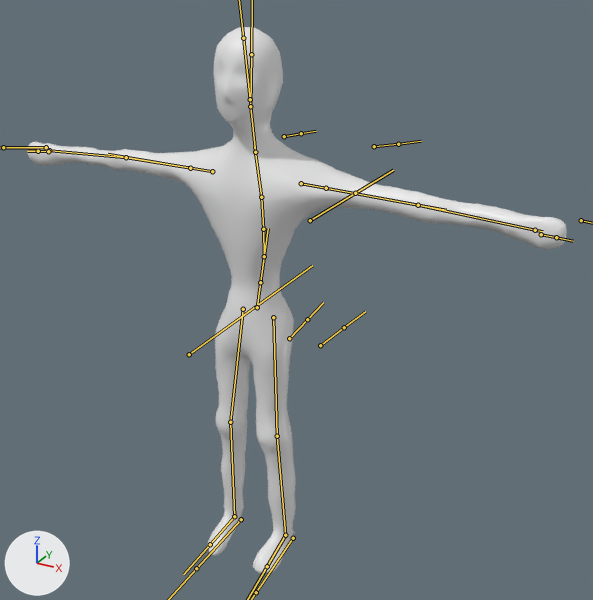
A saved change to the FBX model Assets/Characters/Prefabs/Mayan/Mayan.fbx.
Rendered twice from a 50 mm lens placed at (1.305, -2.065, 2.021), pointed at (0.116, 0.097, 0.941). Lighting does not change. The marker at lower left points along +X, +Y and +Z. The bones that bend it are drawn over the model as lines.

In view in the first picture: 'Mayan'.
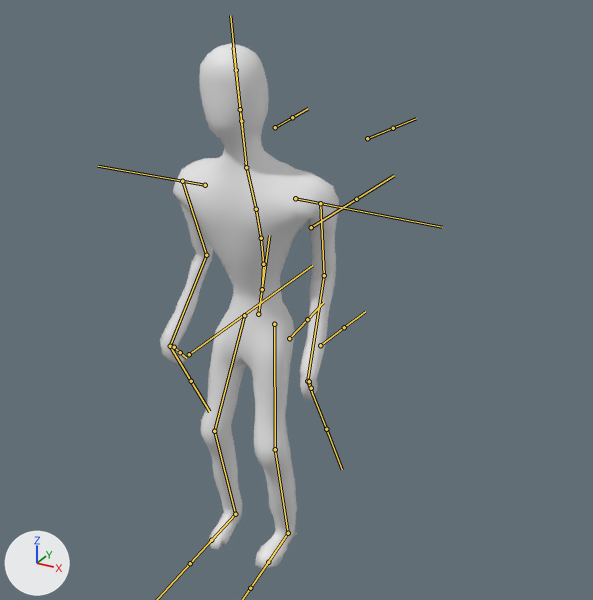
The newer file adds an action. The first version stands in its rest pose; the second is drawn at frame 14 of the action 'Idle.001'.

Boxes [x1, y1, x2, y2] around the edits, measured in the pictures (593 x 600 px):
'Mayan', posed (67% narrower)
    before: [27, 27, 567, 574]
    after: [160, 43, 339, 568]
bone 'LowerBody', root to tip
    before: (257, 307) to (268, 228)
    after: (258, 314) to (269, 235)
bone 'UpperLeg.r', root to tip
    before: (243, 309) to (230, 422)
    after: (244, 315) to (214, 431)
bone 'LowerLeg.r', root to tip
    before: (230, 422) to (234, 516)
    after: (214, 431) to (235, 514)
bone 'Foot.r', root to tip
    before: (234, 516) to (210, 544)
    after: (235, 514) to (211, 540)
bone 'UpperLeg.r.001', root to tip
    before: (273, 317) to (277, 436)
    after: (274, 324) to (275, 449)
bone 'LowerLeg.r.001', root to tip
    before: (277, 436) to (285, 535)
    after: (275, 449) to (288, 533)
bone 'Foot.r.001', root to tip
    before: (285, 535) to (267, 566)
    after: (288, 533) to (268, 562)
bone 'Vert0', root to tip
    before: (260, 282) to (264, 256)
    after: (262, 289) to (263, 264)
bone 'Neck', root to tip
    before: (255, 152) to (250, 106)
    after: (246, 167) to (241, 121)
bone 'Head', root to tip
    before: (250, 106) to (251, 54)
    after: (241, 121) to (236, 70)
bone 'UpperArm.r.001', root to tip
    before: (326, 188) to (418, 205)
    after: (320, 203) to (324, 275)
bone 'UpperArm.r.003', root to tip
    before: (418, 205) to (535, 230)
    after: (324, 275) to (307, 381)
bone 'Hand.l', root to tip
    before: (535, 230) to (542, 231)
    after: (307, 381) to (309, 384)
bone 'UpperArm.r', root to tip
    before: (190, 168) to (126, 157)
    after: (182, 181) to (206, 255)
bone 'LowerArm.r', root to tip
    before: (126, 157) to (49, 150)
    after: (206, 255) to (170, 346)
bone 'Hand.r', root to tip
    before: (49, 150) to (46, 150)
    after: (170, 346) to (171, 348)

Patch to the scene script:
```diff
--- a/Assets/Characters/Prefabs/Mayan/Mayan.fbx.py
+++ b/Assets/Characters/Prefabs/Mayan/Mayan.fbx.py
@@ bone_lowerbody @@
 bone_lowerbody = bpy.data.objects['MayanArm'].pose.bones['LowerBody']  # child of 'Dick'
-bone_lowerbody.location = (0.0, 0.0, 0.0)
+bone_lowerbody.location = (0.0, -0.023, 0.017)
@@ bone_upperleg_r @@
 bone_upperleg_r = bpy.data.objects['MayanArm'].pose.bones['UpperLeg.r']  # child of 'LowerBody'
-bone_upperleg_r.rotation_quaternion = (1.0, 0.0, 0.0, 0.0)  # degrees (0, 0, 0)
+bone_upperleg_r.rotation_quaternion = (0.996, -0.085, 0.014, 0.031)  # degrees (-10, 2, 3)
@@ bone_lowerleg_r @@
 bone_lowerleg_r = bpy.data.objects['MayanArm'].pose.bones['LowerLeg.r']  # child of 'UpperLeg.r'
-bone_lowerleg_r.rotation_quaternion = (1.0, 0.0, 0.0, 0.0)  # degrees (0, 0, 0)
+bone_lowerleg_r.rotation_quaternion = (0.984, 0.173, 0.0, -0.047)  # degrees (20, 1, -5)
@@ bone_foot_r @@
 bone_foot_r = bpy.data.objects['MayanArm'].pose.bones['Foot.r']  # child of 'LowerLeg.r'
-bone_foot_r.rotation_quaternion = (1.0, 0.0, 0.0, 0.0)  # degrees (0, 0, 0)
+bone_foot_r.rotation_quaternion = (0.991, -0.13, -0.019, 0.007)  # degrees (-15, -2, 1)
@@ bone_upperleg_r_001 @@
 bone_upperleg_r_001 = bpy.data.objects['MayanArm'].pose.bones['UpperLeg.r.001']  # child of 'LowerBody'
-bone_upperleg_r_001.rotation_quaternion = (1.0, 0.0, 0.0, 0.0)  # degrees (0, 0, 0)
+bone_upperleg_r_001.rotation_quaternion = (0.996, -0.086, -0.001, -0.031)  # degrees (-10, 0, -4)
@@ bone_lowerleg_r_001 @@
 bone_lowerleg_r_001 = bpy.data.objects['MayanArm'].pose.bones['LowerLeg.r.001']  # child of 'UpperLeg.r.001'
-bone_lowerleg_r_001.rotation_quaternion = (1.0, 0.0, 0.0, 0.0)  # degrees (0, 0, 0)
+bone_lowerleg_r_001.rotation_quaternion = (0.983, 0.172, 0.0, 0.056)  # degrees (20, -1, 6)
@@ bone_foot_r_001 @@
 bone_foot_r_001 = bpy.data.objects['MayanArm'].pose.bones['Foot.r.001']  # child of 'LowerLeg.r.001'
-bone_foot_r_001.rotation_quaternion = (1.0, 0.0, 0.0, 0.0)  # degrees (0, 0, 0)
+bone_foot_r_001.rotation_quaternion = (0.992, -0.115, 0.02, 0.056)  # degrees (-13, 3, 6)
@@ bone_vert0 @@
 bone_vert0 = bpy.data.objects['MayanArm'].pose.bones['Vert0']  # child of 'LowerBody'
-bone_vert0.rotation_quaternion = (1.0, 0.0, 0.0, 0.0)  # degrees (0, 0, 0)
+bone_vert0.rotation_quaternion = (0.997, -0.077, 0.008, 0.004)  # degrees (-9, 1, 0)
@@ bone_neck @@
 bone_neck = bpy.data.objects['MayanArm'].pose.bones['Neck']  # child of 'UpperBody'
-bone_neck.rotation_quaternion = (1.0, 0.0, 0.0, 0.0)  # degrees (0, 0, 0)
+bone_neck.rotation_quaternion = (0.995, 0.102, -0.003, -0.023)  # degrees (12, 0, -3)
@@ bone_head @@
 bone_head = bpy.data.objects['MayanArm'].pose.bones['Head']  # child of 'Neck'
-bone_head.rotation_quaternion = (1.0, 0.0, 0.0, 0.0)  # degrees (0, 0, 0)
+bone_head.rotation_quaternion = (0.995, -0.102, -0.001, 0.002)  # degrees (-12, 0, 0)
@@ bone_upperarm_r_001 @@
 bone_upperarm_r_001 = bpy.data.objects['MayanArm'].pose.bones['UpperArm.r.001']  # child of 'Shoulder.l'
-bone_upperarm_r_001.rotation_quaternion = (1.0, 0.0, 0.0, 0.0)  # degrees (0, 0, 0)
+bone_upperarm_r_001.rotation_quaternion = (0.689, 0.063, 0.02, 0.722)  # degrees (7, -4, 92)
@@ bone_upperarm_r_003 @@
 bone_upperarm_r_003 = bpy.data.objects['MayanArm'].pose.bones['UpperArm.r.003']  # child of 'UpperArm.r.001'
-bone_upperarm_r_003.rotation_quaternion = (1.0, 0.0, 0.0, 0.0)  # degrees (0, 0, 0)
+bone_upperarm_r_003.rotation_quaternion = (0.92, 0.02, 0.0, -0.393)  # degrees (2, 1, -46)
@@ bone_hand_l @@
 bone_hand_l = bpy.data.objects['MayanArm'].pose.bones['Hand.l']  # child of 'UpperArm.r.003'
-bone_hand_l.rotation_quaternion = (1.0, 0.0, 0.0, 0.0)  # degrees (0, 0, 0)
+bone_hand_l.rotation_quaternion = (0.594, -0.34, 0.636, 0.357)  # degrees (-52, 94, 7)
@@ bone_upperarm_r @@
 bone_upperarm_r = bpy.data.objects['MayanArm'].pose.bones['UpperArm.r']  # child of 'Shoulder.r'
-bone_upperarm_r.rotation_quaternion = (1.0, 0.0, 0.0, 0.0)  # degrees (0, 0, 0)
+bone_upperarm_r.rotation_quaternion = (0.645, -0.241, 0.18, 0.703)  # degrees (-4, 35, 94)
@@ bone_lowerarm_r @@
 bone_lowerarm_r = bpy.data.objects['MayanArm'].pose.bones['LowerArm.r']  # child of 'UpperArm.r'
-bone_lowerarm_r.rotation_quaternion = (1.0, 0.0, 0.0, 0.0)  # degrees (0, 0, 0)
+bone_lowerarm_r.rotation_quaternion = (0.947, 0.31, 0.0, 0.089)  # degrees (36, -3, 10)
@@ bone_hand_r @@
 bone_hand_r = bpy.data.objects['MayanArm'].pose.bones['Hand.r']  # child of 'LowerArm.r'
-bone_hand_r.rotation_quaternion = (1.0, 0.0, 0.0, 0.0)  # degrees (0, 0, 0)
+bone_hand_r.rotation_quaternion = (0.802, 0.524, -0.237, 0.164)  # degrees (66, -34, 1)
```
